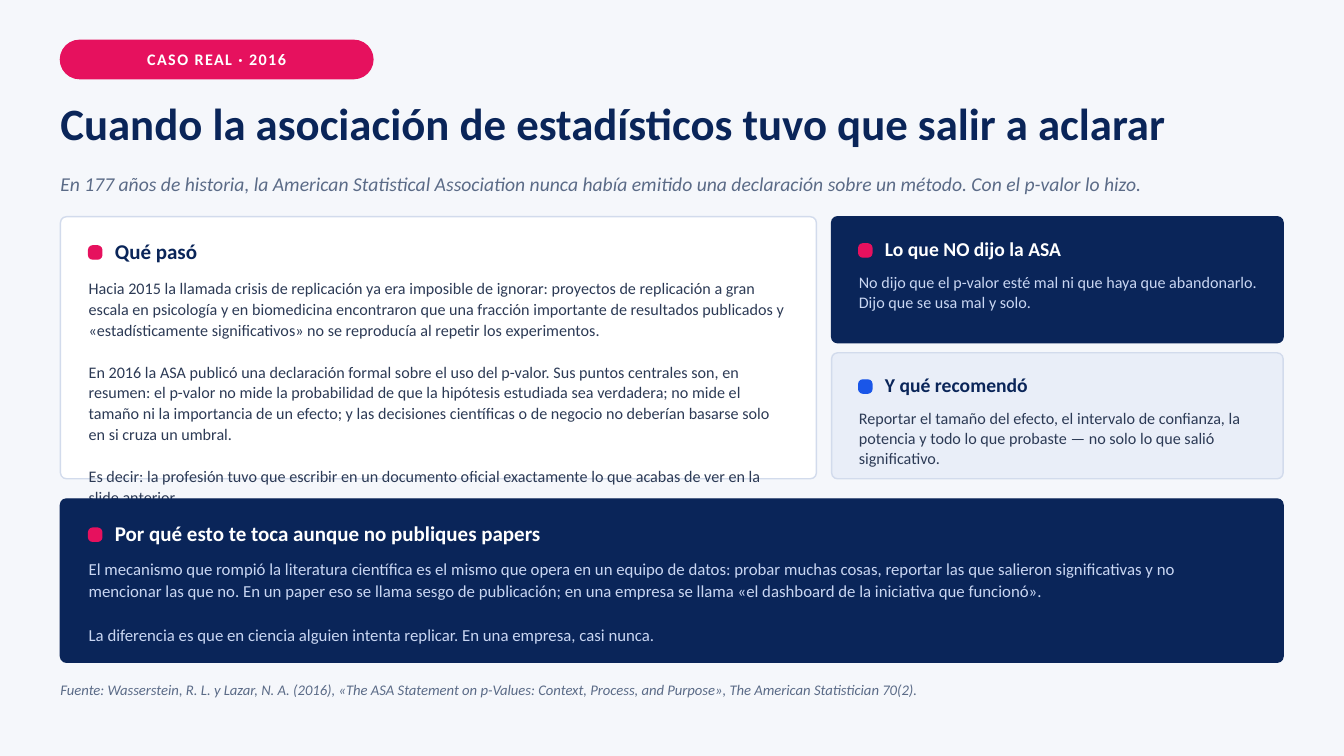
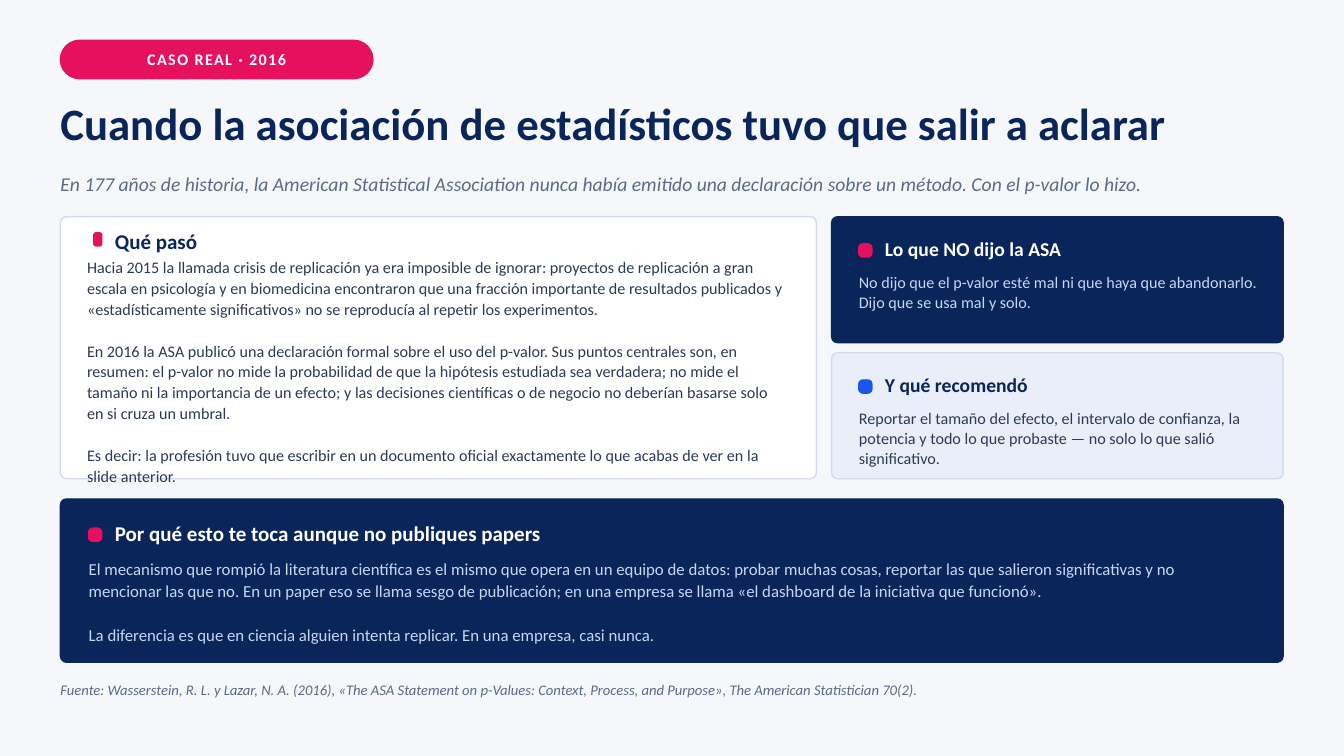
Before and after one commit to josefrodrim/Estad-stica-Descriptiva-E-Inferencial, a slide deck: slide 11 of Clase_5/PPT/Clase05_Pruebas_de_Hipotesis.pptx. Drawn at 1344x756 pixels with LibreOffice and Linux fonts; fonts in the diff are those of the drawing. Boxes give left, top, right and bottom in pixels: in the first picture for what was removed or moved away, otherwise in the second. Text is boxed around its words. In the diff, an @@ line names an element or a change of style, - is before the commit and + after.

```diff
--- a/Clase_5/PPT/Clase05_Pruebas_de_Hipotesis.pptx
+++ b/Clase_5/PPT/Clase05_Pruebas_de_Hipotesis.pptx
@@ rounded rectangle: place and size @@
-rounded rectangle at <box>89,246,102,259</box>
+rounded rectangle at <box>94,233,102,246</box>
@@ rounded rectangle at <box>94,233,102,246</box>: mirrored @@
@@ text "Qué pasó": place and size @@
-text "Qué pasó" at <box>115,244,197,263</box>
+text "Qué pasó" at <box>115,234,197,253</box>
@@ text "Hacia 2015 la llamada crisis ..." rewrapped from <box>89,283,784,499</box> to <box>87,262,782,482</box> @@
```
Also in this commit, not shown: 8 other slides changed, 9 other files.
